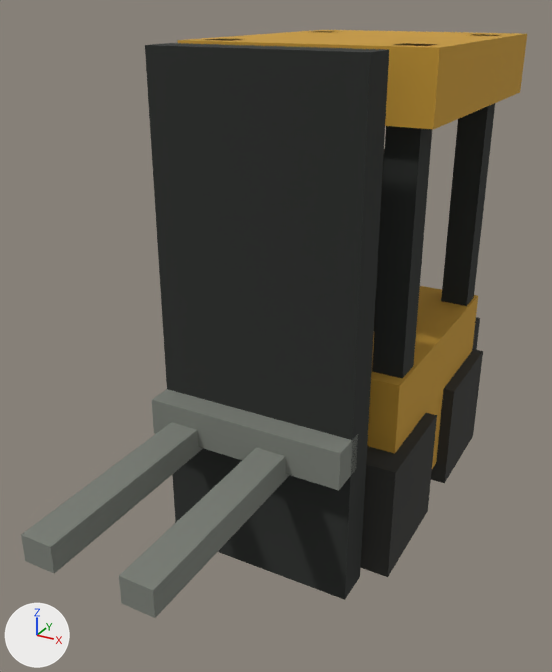
One commit to the glTF model docs/vision/assets/generated/forklift.gltf: the scene before it, then after it.
The view is the same before and after, from a 50 mm lens placed at (1.283, -2.736, 2.136), pointed at (-0.058, -0.298, 0.917). Arrows for +X, +Y and +Z are at lower left; the lights stay in place. The picture after the commit comes second. Both versions are drawn at frame 14 of the action 'fork_spread_R'; the numbers are the values there.

The scene before the commit, as lines of its bpy script (objects in view):
```python
me_box_steel = bpy.data.meshes.new('box_steel')
me_box_steel.from_pydata(...)  # a box spanning x -0.5..0.5, y -0.5..0.5, z -0.5..0.5
me_box_steel.materials.append(mat_steel)  # grey #7c8078
me_box_yellow = bpy.data.meshes.new('box_yellow')
me_box_yellow.from_pydata(...)  # a box spanning x -0.5..0.5, y -0.5..0.5, z -0.5..0.5
me_box_yellow.materials.append(mat_yellow)  # orange #c99a35
ob_body = bpy.data.objects.new('body', me_box_yellow)
ob_body.parent = ob_forklift
ob_body.location = (0.0, 0.3, 0.45)
ob_body.scale = (0.9, 1.1, 0.7)
ob_fork_0_25 = bpy.data.objects.new('fork-0.25', me_box_steel)
ob_fork_0_25.parent = ob_forkl
ob_fork_0_25.location = (0.0, 0.0, 0.0)
ob_fork_0_25.scale = (0.12, 0.9, 0.1)
ob_forkr = bpy.data.objects.new('forkR', None)
ob_forkr.parent = ob_tilt
ob_forkr.location = (0.128, -0.4, -0.05)
# also in view: 'mast' at (0.0, -0.5, 1.0); 'wheel_1_1Mesh' at (0.375, 0.625, 0.25); 'crossbar' at (0.0, -0.6, 0.646); 'postFront1' at (0.375, -0.125, 1.375); 'wheel_1_0Mesh' at (0.375, -0.125, 0.25)
```
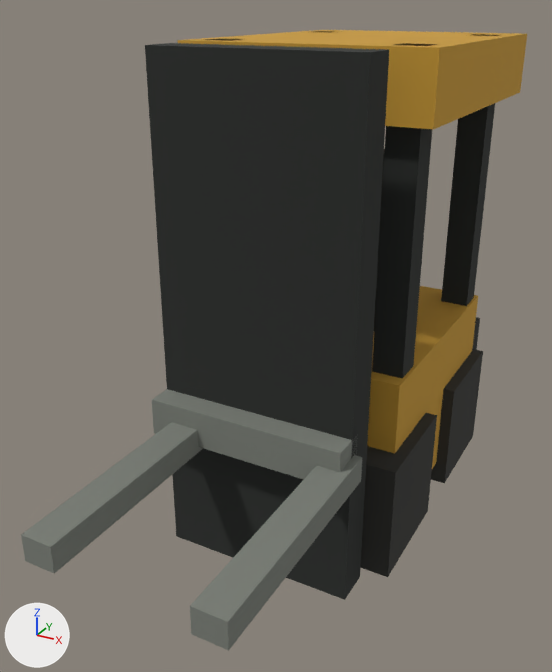
ob_forkr is not drawn itself; it is the parent of ob_fork0_25.

The change in detail:
Object 'forkR' (ob_forkr) moves from (0.128, -0.4, -0.05) to (0.372, -0.4, -0.05).

Pixel boxes [x1, y1, x2, y2] of what changed, in the pictures (552 x 672 px):
'fork0.25', moved: before [119, 447, 289, 618]; after [190, 455, 362, 651]
